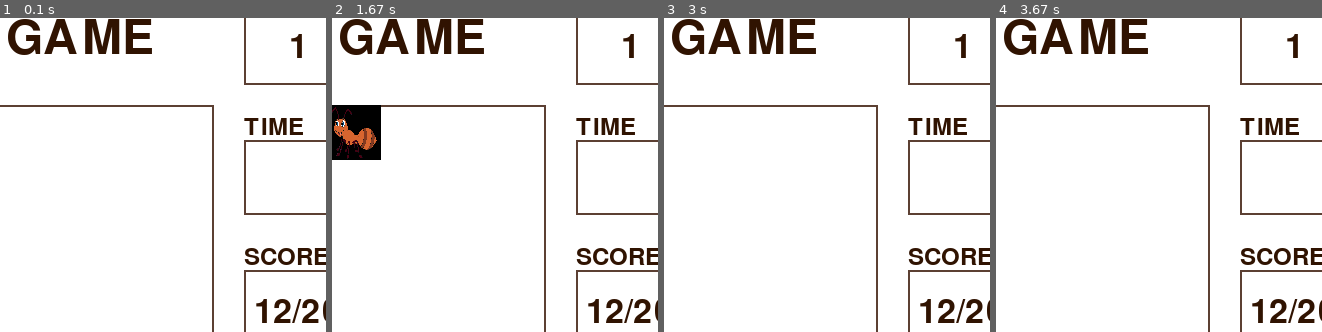
Above: before the commit, frames 1-4 (left to right).
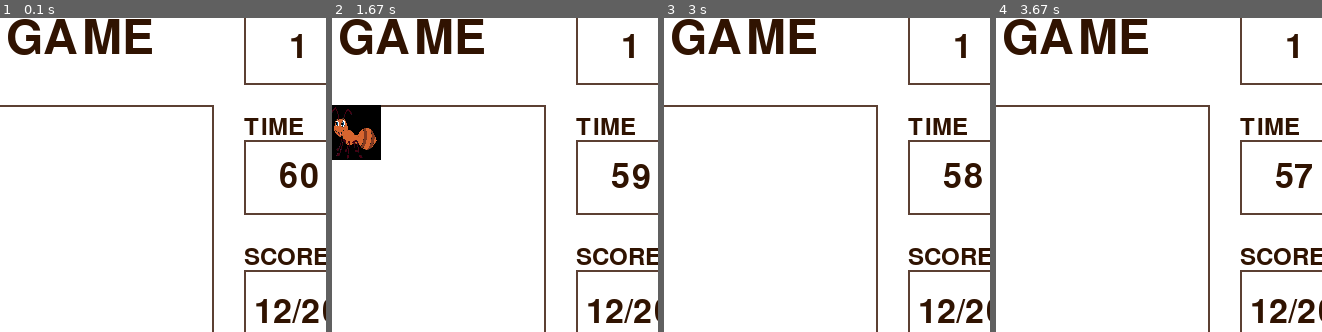
Above: after the commit, the same moments.

Repository: Tan1010/AI_Mini_Project
Game: pygame game, started from ant_game_gui.py
The game is run twice, just before and just after one commit, with the same random seed, the same clock (stepped at 60 frames per second) and the same inputs.
Inputs:
- Up to frame 1 (0.1 s): no input
- Up to frame 2 (1.67 s): hold Right 0.33-0.8 s; hold Up 0.83-1.13 s; hold Right 1.17-1.63 s
- Up to frame 3 (3 s): hold Left 1.67-2.2 s; hold Down 2.23-2.53 s; hold Left 2.57-2.97 s
- Up to frame 4 (3.67 s): hold Up 3-3.37 s; hold Right from 3.4 s (still down)
The pictures show only the part of the screen within x 45-95%, y 6-56%; the shares and areas given below are measured in that part.

The runs differ from the first frame. In frame 1, 0.6% of the frame differs, in the area x 85-98%, y 45-55%; in frame 2, 0.5%; in frame 3, 0.6%; in frame 4, 0.4%.

Commit message:
create timer

Diff:
--- a/ant_game_gui.py
+++ b/ant_game_gui.py
@@ -26,6 +26,7 @@
 
 ant_size = (55, 55)
 
+
 class Ant:
     x = rect_pos_1[0]
     y = rect_pos_1[1]
@@ -58,6 +59,10 @@
         self._display_surf = None
         self._image_surf = None
         self.ant = Ant()
+        self.clock = None
+        self.timer_event = None
+        self.timer_duration = 60
+
 
     def on_init(self):
         pygame.init()
@@ -70,6 +75,9 @@
         self._image_surf = pygame.transform.scale(self._image_surf, ant_size)
         self.ant_rect = self._image_surf.get_rect()
         self.ant_rect.center = (30, 170)
+        self.clock = pygame.time.Clock() # Create a clock object to track the elapsed time
+        self.timer_event = pygame.USEREVENT+1
+        pygame.time.set_timer(self.timer_event, 1000)
 
     def on_event(self, event):
         if event.type == QUIT:
@@ -123,10 +131,8 @@
 
         # Timer
         timer_font = pygame.font.Font(None, 40)
-        duration = 60 # Set the duration of the timer in seconds
-        clock = pygame.time.Clock() # Create a clock object to track the elapsed time
-        counter, text = 10, '10'.rjust(3)
-        pygame.time.set_timer(pygame.USEREVENT, 1000)
+        clock_text = level_font.render(str(self.timer_duration), True, text_color)
+        clock_pose = (595, 225)
 
         # Draw the background
         self._display_surf.fill((255,255,255))
@@ -149,6 +155,7 @@
 
         # Blit the text surface to the window
         self._display_surf.blit(level_text,level_pose)
+        self._display_surf.blit(clock_text, clock_pose)
         self._display_surf.blit(score_text,score_pose)
 
         # Blit the sugar icon to the window
@@ -169,7 +176,16 @@
             self._running = False
 
         while( self._running ):
+            self.clock.tick(60)
             pygame.event.pump()
+
+            for event in pygame.event.get():
+                if event.type == self.timer_event:
+                    self.timer_duration -= 1
+                    if self.timer_duration < 0:
+                        self.timer_duration = 60
+                        pygame.time.set_timer(self.timer_event, 1000)
+
             keys = pygame.key.get_pressed()
 
             if (keys[K_RIGHT]):
